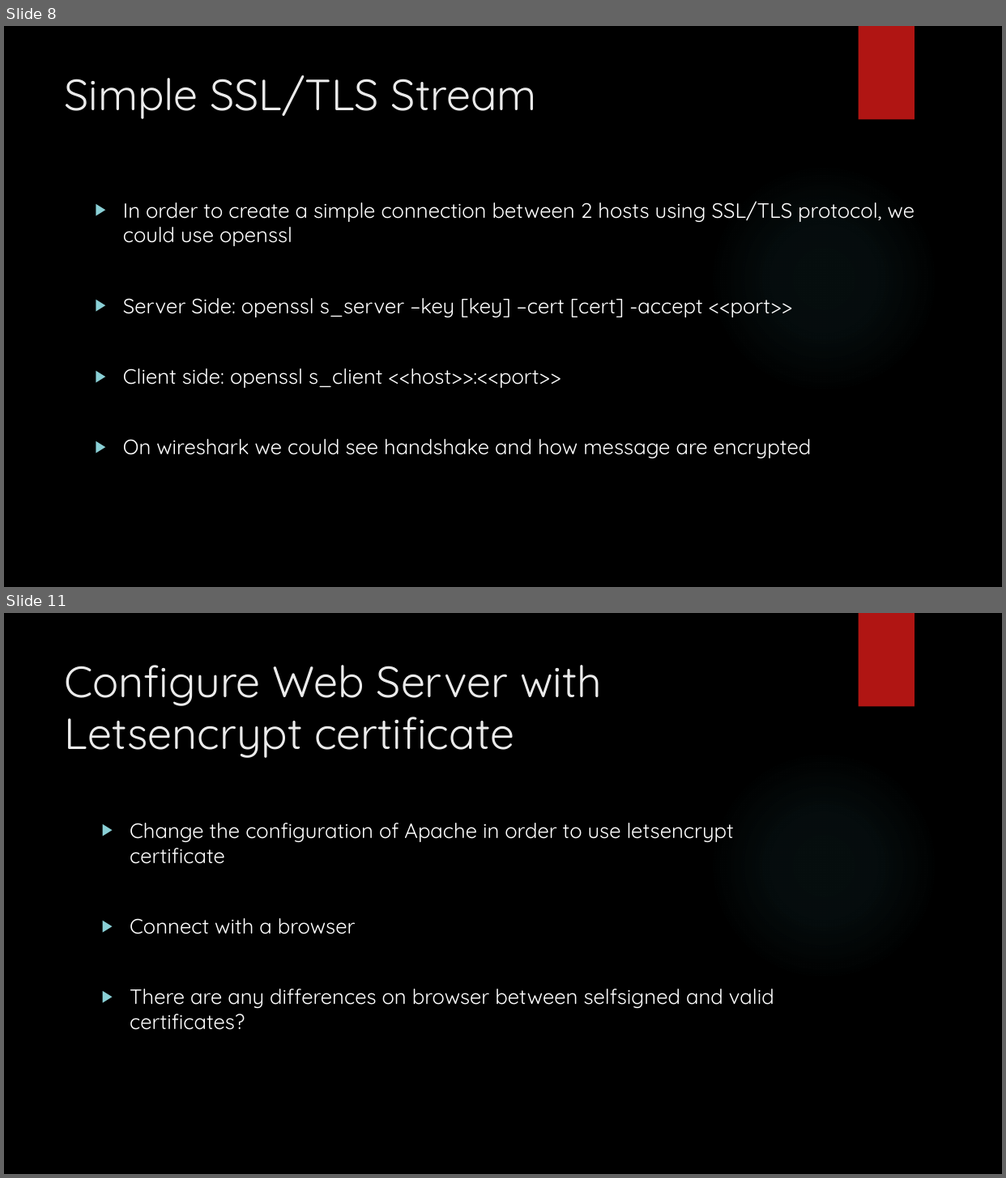
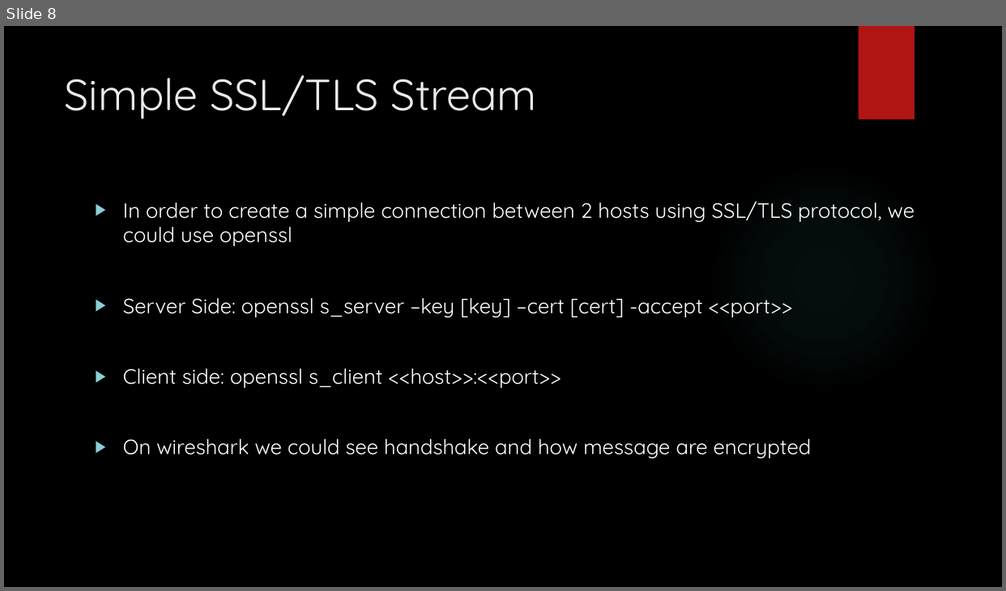
Before and after one commit to DeMaCS-UNICAL/NetworkSecurity, a slide deck: esercitazioni/Laboratory_22-23/Session_3/Lab_03_Slides.pptx. Shown one above the other, each under a label of ours: slides 8 and 11 before the commit, slide 8 after it; the slides between them are not shown. The pictures are 1006x1178 and 1006x591 pixels, drawn with LibreOffice and Linux fonts; fonts in the diff are those of the drawing; background and template pictures are left out. Boxes give left, top, right and bottom in pixels: in the first picture for what was removed or moved away, otherwise in the second. Text is boxed around its words. In the diff, an @@ line names an element or a change of style, - is before the commit and + after.

```diff
--- a/esercitazioni/Laboratory_22-23/Session_3/Lab_03_Slides.pptx
+++ b/esercitazioni/Laboratory_22-23/Session_3/Lab_03_Slides.pptx
@@ slide 11 removed at box(4, 613, 1002, 1174), background picture (left out); not listed: 2 template elements that a slide beside it also shows @@
@@ text removed at box(64, 665, 602, 758) @@
-Configure Web Server with Letsencrypt certificate
@@ text removed at box(130, 823, 774, 1030) @@
-▶ Change the configuration of Apache in order to use letsencrypt certificate
-▶ Connect with a browser
-▶ There are any differences on browser between selfsigned and valid certificates?
```
Also in this commit, not shown: 3 slides changed, 1 other slide removed.
